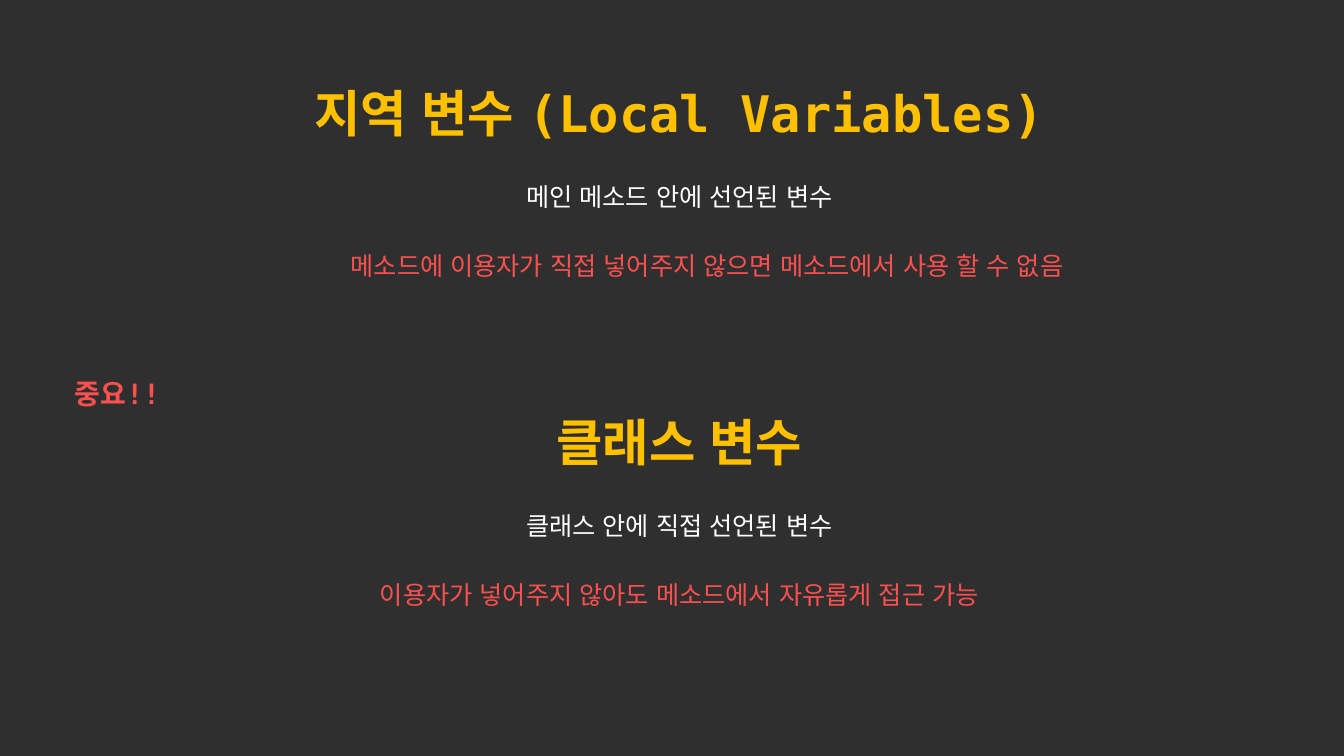
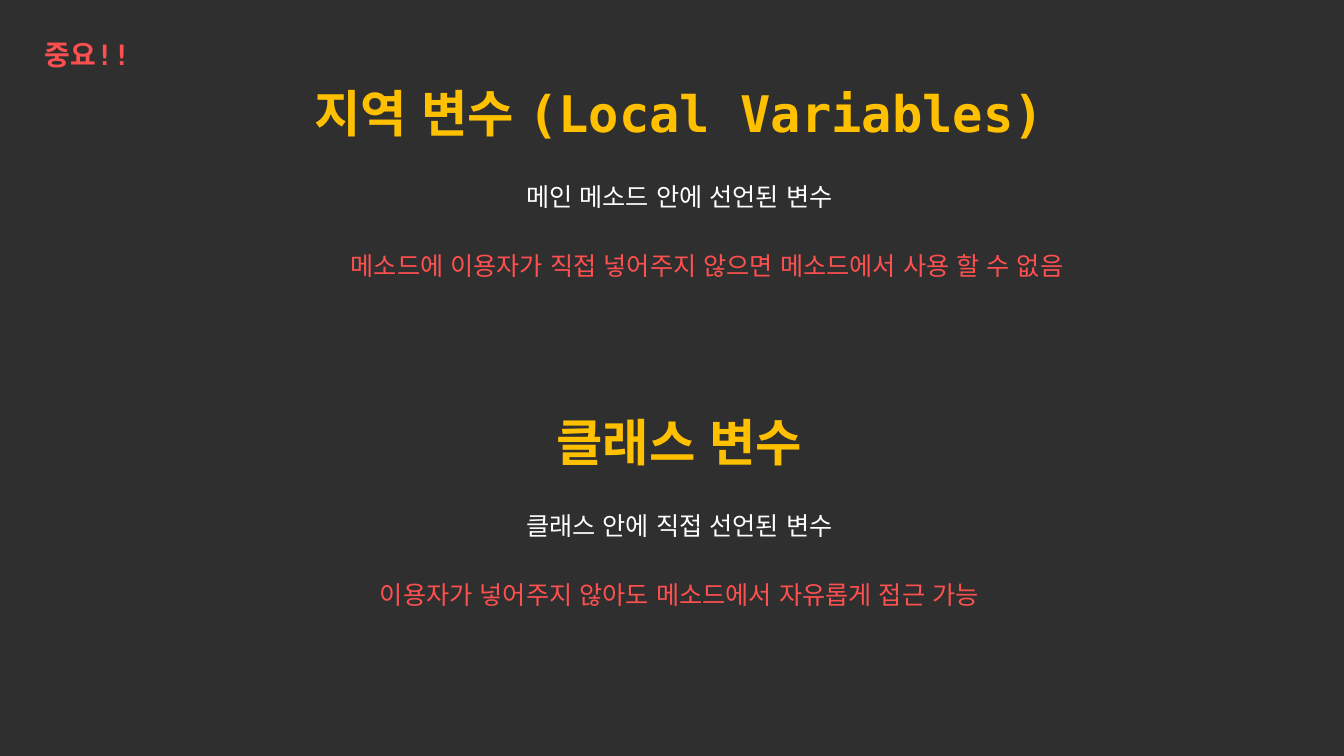
Before and after one commit to forwdevel/Full-Stack, a slide deck: slide 17 of 객체이론정리_1.pptx (slide 16 before the commit). Drawn at 1344x756 pixels with LibreOffice and Linux fonts; fonts in the diff are those of the drawing. Boxes give left, top, right and bottom in pixels: in the first picture for what was removed or moved away, otherwise in the second. Text is boxed around its words. In the diff, an @@ line names an element or a change of style, - is before the commit and + after.

```diff
--- a/객체이론정리_1.pptx
+++ b/객체이론정리_1.pptx
@@ text "중요!!": place and size @@
-text "중요!!" at [75, 381, 160, 407]
+text "중요!!" at [45, 42, 130, 68]
```
Also in this commit, not shown: 5 other slides changed, 1 slide added, 1 other file.
